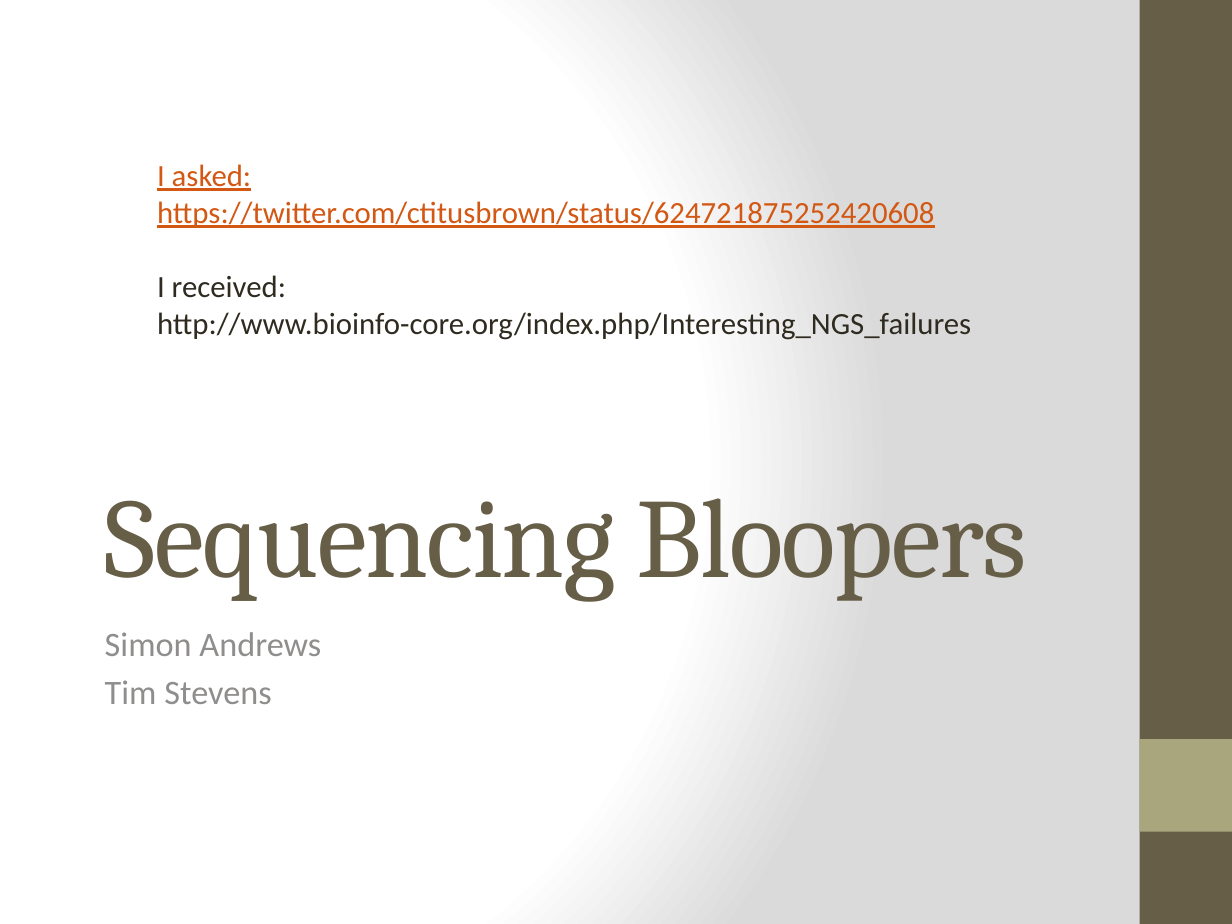
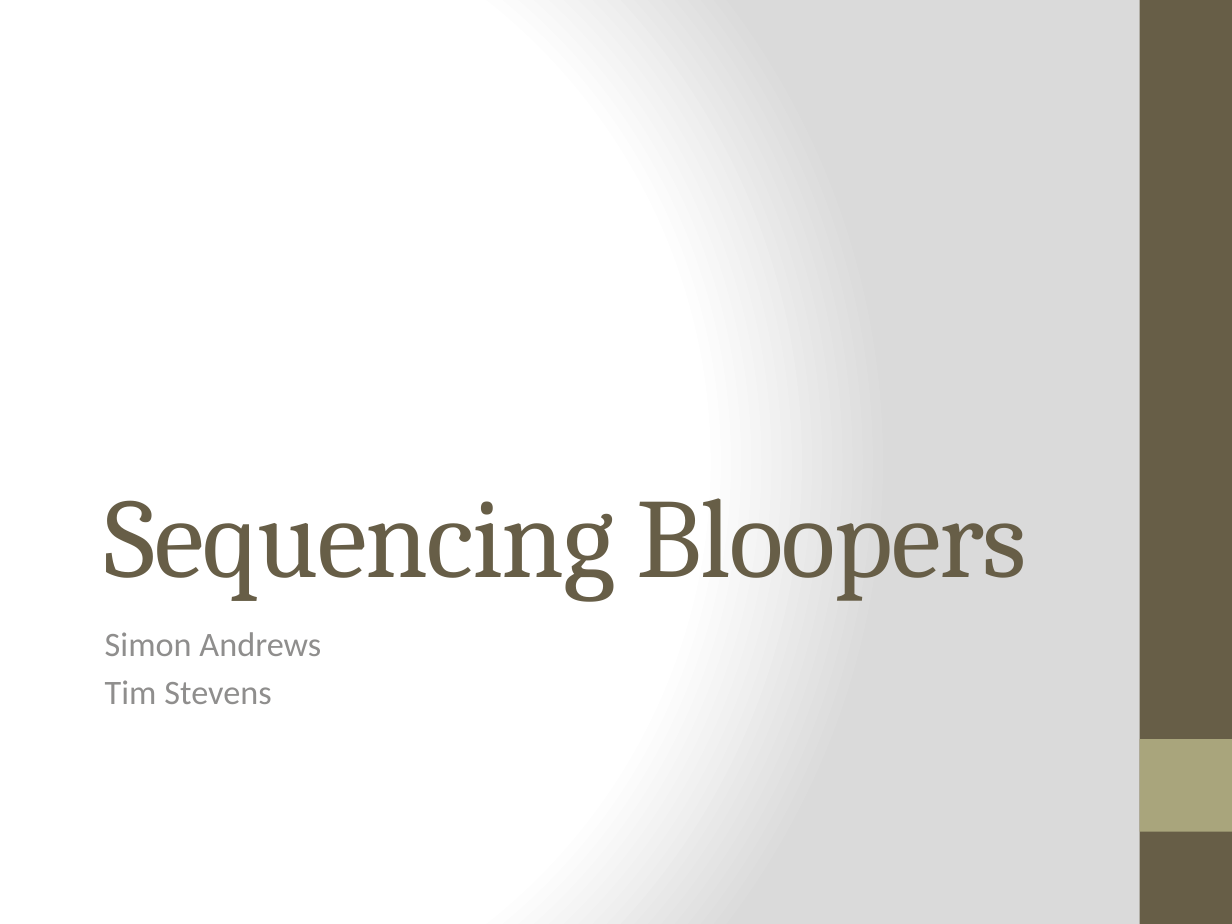
Before and after one commit to ngs-docs/angus, a slide deck: slide 39 of files/2015-lecture2-sequencing.pptx (slide 38 before the commit). Drawn at 1232x924 pixels with LibreOffice and Linux fonts; fonts in the diff are those of the drawing. Boxes give left, top, right and bottom in pixels: in the first picture for what was removed or moved away, otherwise in the second. Text is boxed around its words. In the diff, an @@ line names an element or a change of style, - is before the commit and + after.

Commit message:
more updates

```diff
--- a/files/2015-lecture2-sequencing.pptx
+++ b/files/2015-lecture2-sequencing.pptx
@@ text removed at (157, 164, 971, 340) @@
-I asked:
-https://twitter.com/ctitusbrown/status/624721875252420608
-I received:
-http://www.bioinfo-core.org/index.php/Interesting_NGS_failures
```
Also in this commit, not shown: 5 other slides changed, 1 slide added.
